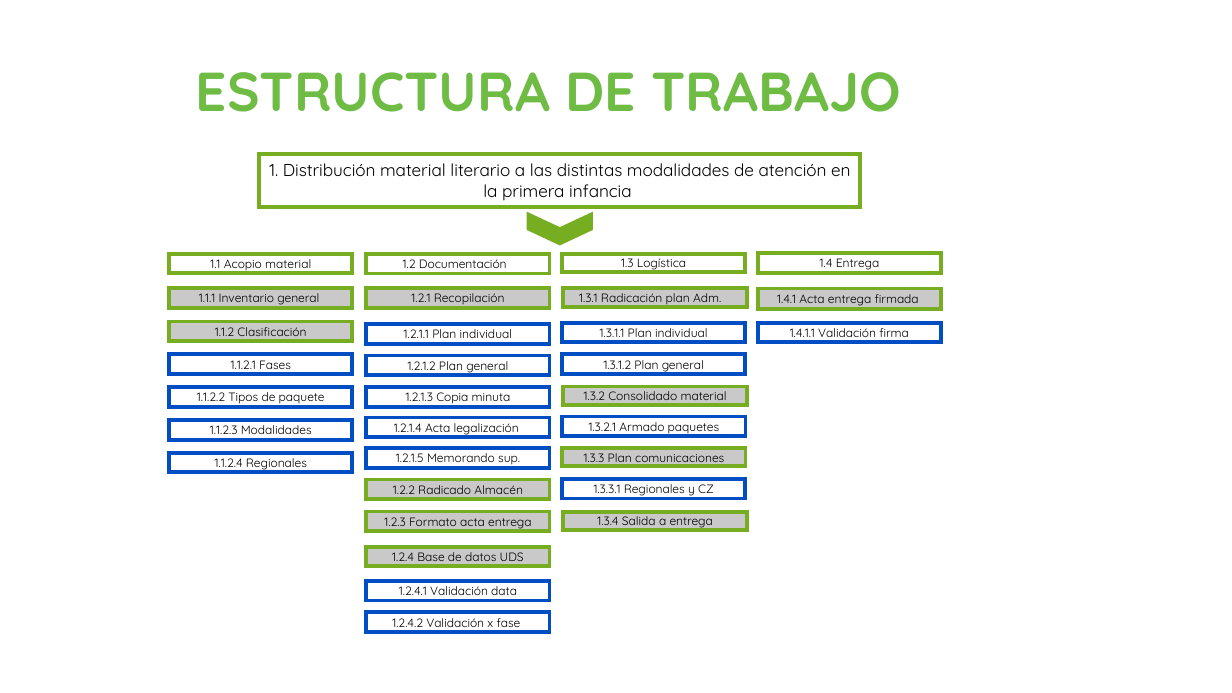
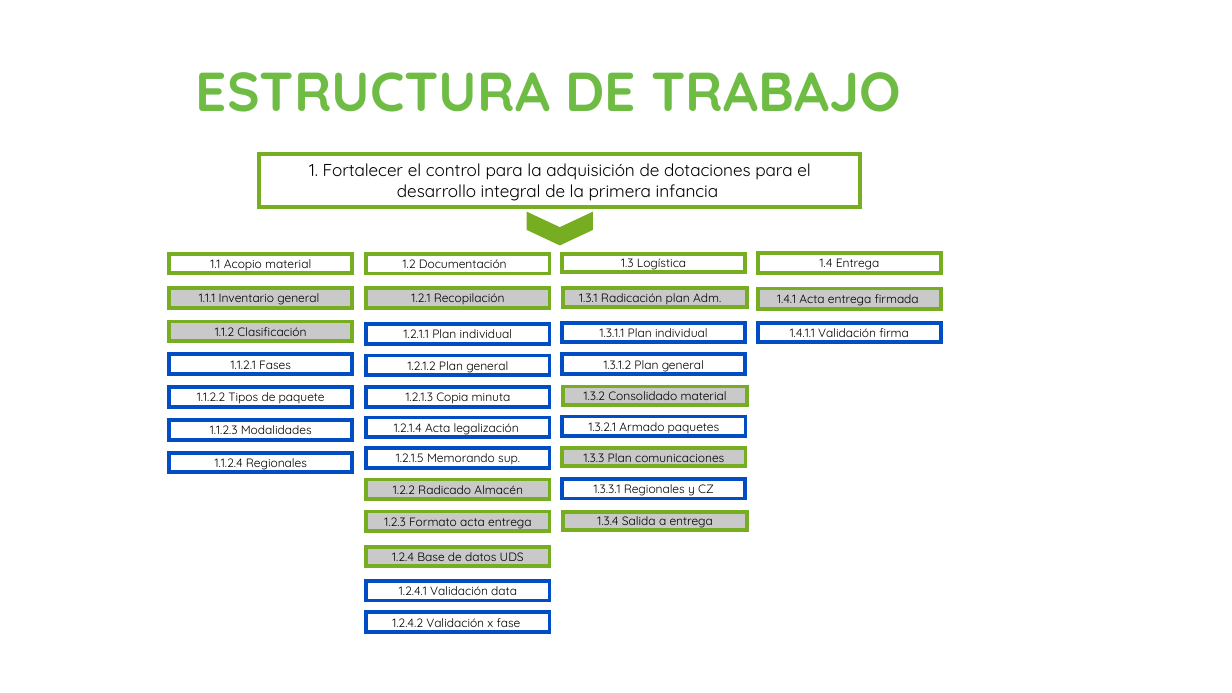
Before and after one commit to paulaO/Dotaciones2019, a slide deck: slide 10 of 5.GestionDotaciones/CompraControlada/ReunionCompraCentralizada_2018/PRESENTACION CENTRALIZACION DOTACIONES 070319.pptx (slide 9 before the commit). Drawn at 1232x693 pixels with LibreOffice and Linux fonts; fonts in the diff are those of the drawing; background and template pictures are left out. Boxes give left, top, right and bottom in pixels: in the first picture for what was removed or moved away, otherwise in the second. Text is boxed around its words. In the diff, an @@ line names an element or a change of style, - is before the commit and + after.

```diff
--- a/5.GestionDotaciones/CompraControlada/ReunionCompraCentralizada_2018/PRESENTACION CENTRALIZACION DOTACIONES 070319.pptx
+++ b/5.GestionDotaciones/CompraControlada/ReunionCompraCentralizada_2018/PRESENTACION CENTRALIZACION DOTACIONES 070319.pptx
@@ text in rectangle at [309,163,810,201]: text changed @@
-1. Distribución material literario a las distintas modalidades de atención en la primera infancia
+1. Fortalecer el control para la adquisición de dotaciones para el desarrollo integral de la primera infancia
```
Also in this commit, not shown: 1 other slide changed, 7 slides added, 6 slides removed, 11 other files.
